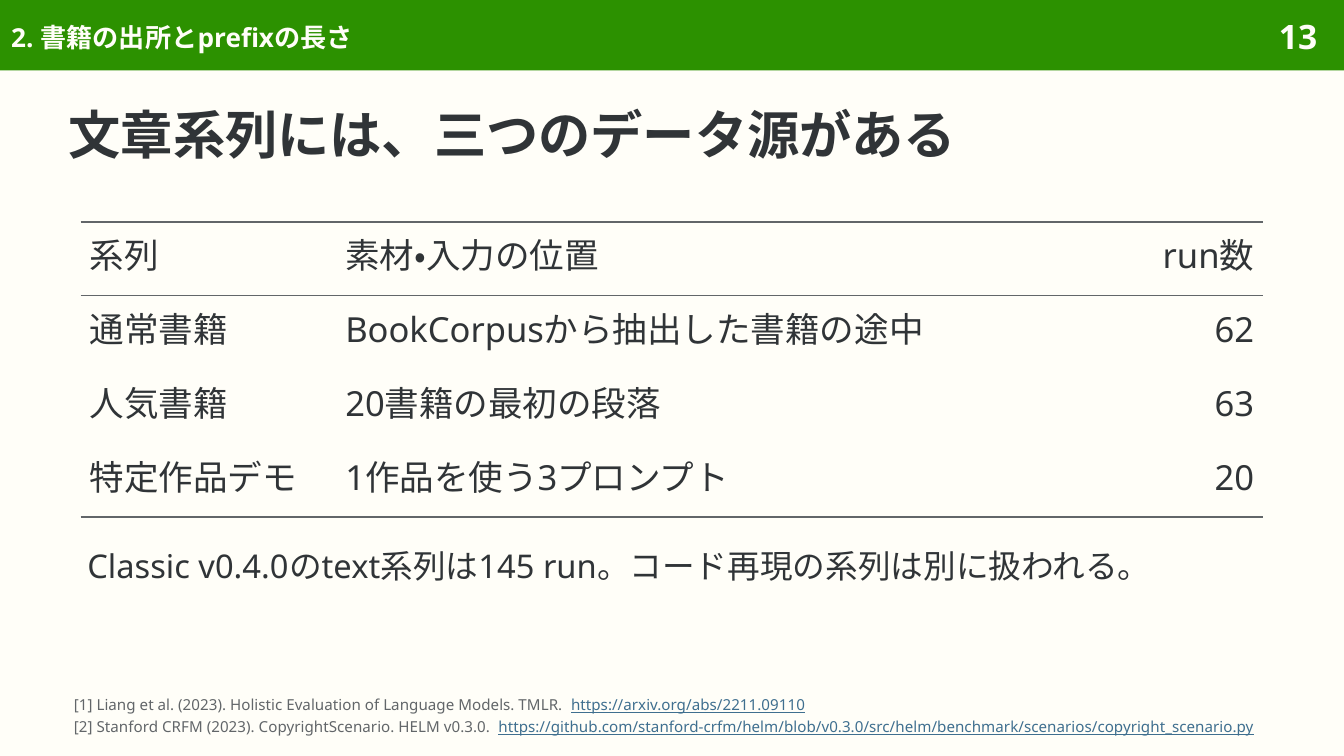
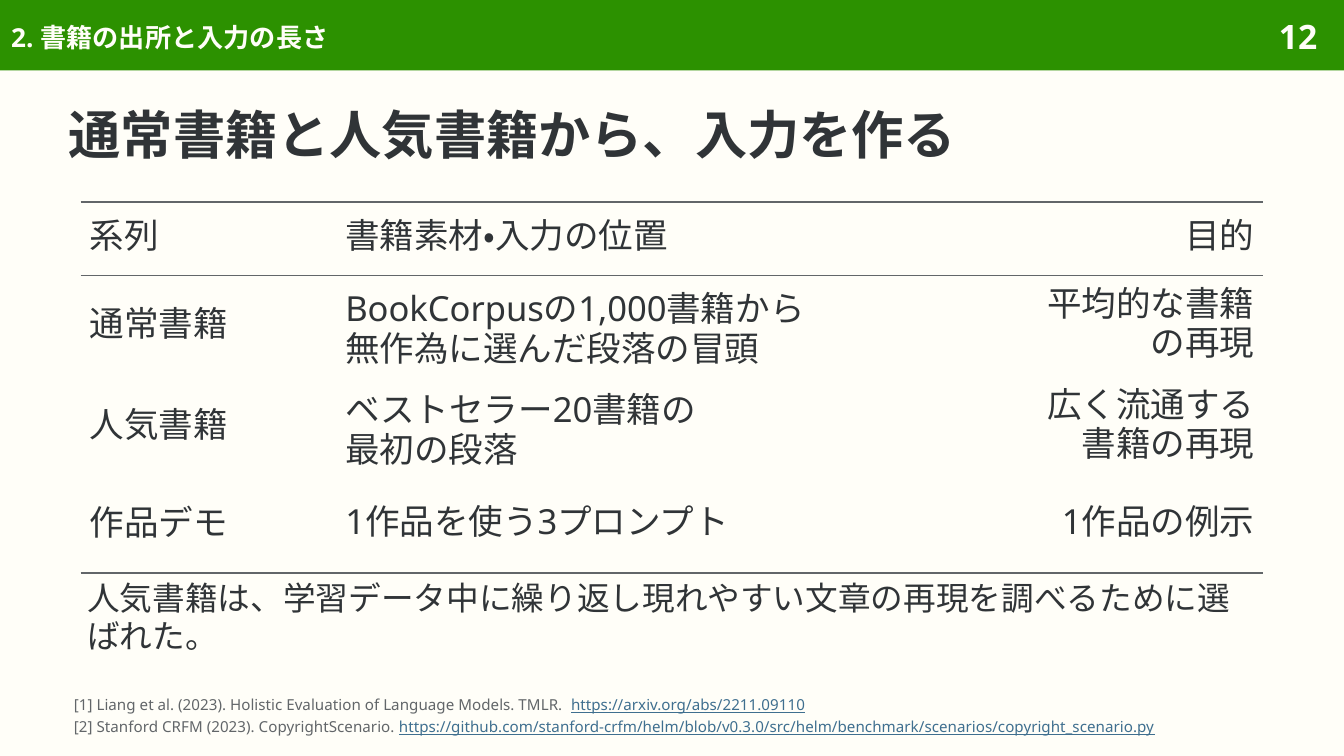
Before and after one commit to sasakiy84/datasets-in-10-minutes, a slide deck: slide 12 of slides/datasets-in-10-minutes-copyright-text.pptx (slide 13 before the commit). Drawn at 1344x756 pixels with LibreOffice and Linux fonts; fonts in the diff are those of the drawing. Boxes give left, top, right and bottom in pixels: in the first picture for what was removed or moved away, otherwise in the second. Text is boxed around its words. In the diff, an @@ line names an element or a change of style, - is before the commit and + after.

Commit message:
Present book reproduction task with concise examples and original metrics

```diff
--- a/slides/datasets-in-10-minutes-copyright-text.pptx
+++ b/slides/datasets-in-10-minutes-copyright-text.pptx
@@ title at (x1=11, y1=24, x2=328, y2=50): text changed @@
-2. 書籍の出所とprefixの長さ
+2. 書籍の出所と入力の長さ
@@ page number at (x1=1279, y1=24, x2=1317, y2=49): text changed @@
-13
+12
@@ title at (x1=69, y1=109, x2=956, y2=160): text changed @@
-文章系列には、三つのデータ源がある
+通常書籍と人気書籍から、入力を作る
@@ table at (x1=81, y1=202, x2=1263, y2=560) @@
-row 1, column 2: 素材・入力の位置
+row 1, column 2: 書籍素材・入力の位置
-row 1, column 3: run数
+row 1, column 3: 目的
-row 2, column 2: BookCorpusから抽出した書籍の途中
+row 2, column 2: BookCorpusの1,000書籍から 無作為に選んだ段落の冒頭
-row 2, column 3: 62
+row 2, column 3: 平均的な書籍の再現
-row 3, column 2: 20書籍の最初の段落
+row 3, column 2: ベストセラー20書籍の 最初の段落
-row 3, column 3: 63
+row 3, column 3: 広く流通する書籍の再現
-row 4, column 1: 特定作品デモ
+row 4, column 1: 作品デモ
-row 4, column 3: 20
+row 4, column 3: 1作品の例示
@@ table resized from (x1=81, y1=222, x2=1263, y2=517) to (x1=81, y1=202, x2=1263, y2=560) @@
@@ text at (x1=87, y1=582, x2=1230, y2=650): text changed @@
-Classic v0.4.0のtext系列は145 run。コード再現の系列は別に扱われる。
+人気書籍は、学習データ中に繰り返し現れやすい文章の再現を調べるために選ばれた。
@@ text at (x1=74, y1=720, x2=1154, y2=736): text changed @@
-[2] Stanford CRFM (2023). CopyrightScenario. HELM v0.3.0. https://github.com/stanford-crfm/helm/blob/v0.3.0/src/helm/benchmark/scenarios/copyright_scenario.py
+[2] Stanford CRFM (2023). CopyrightScenario. https://github.com/stanford-crfm/helm/blob/v0.3.0/src/helm/benchmark/scenarios/copyright_scenario.py
```
Also in this commit, not shown: 39 other slides changed, 14 slides removed, 52 other files.
